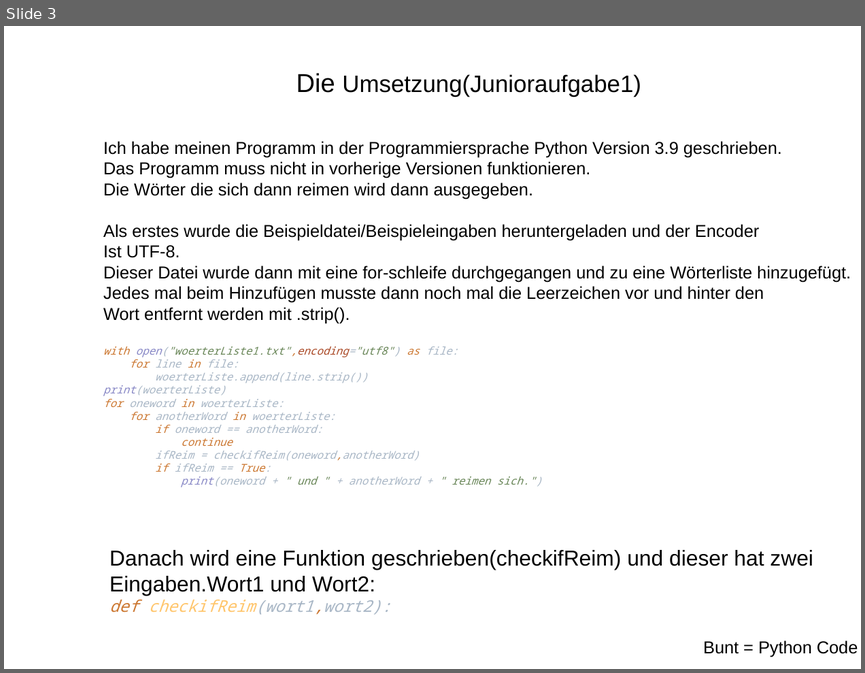
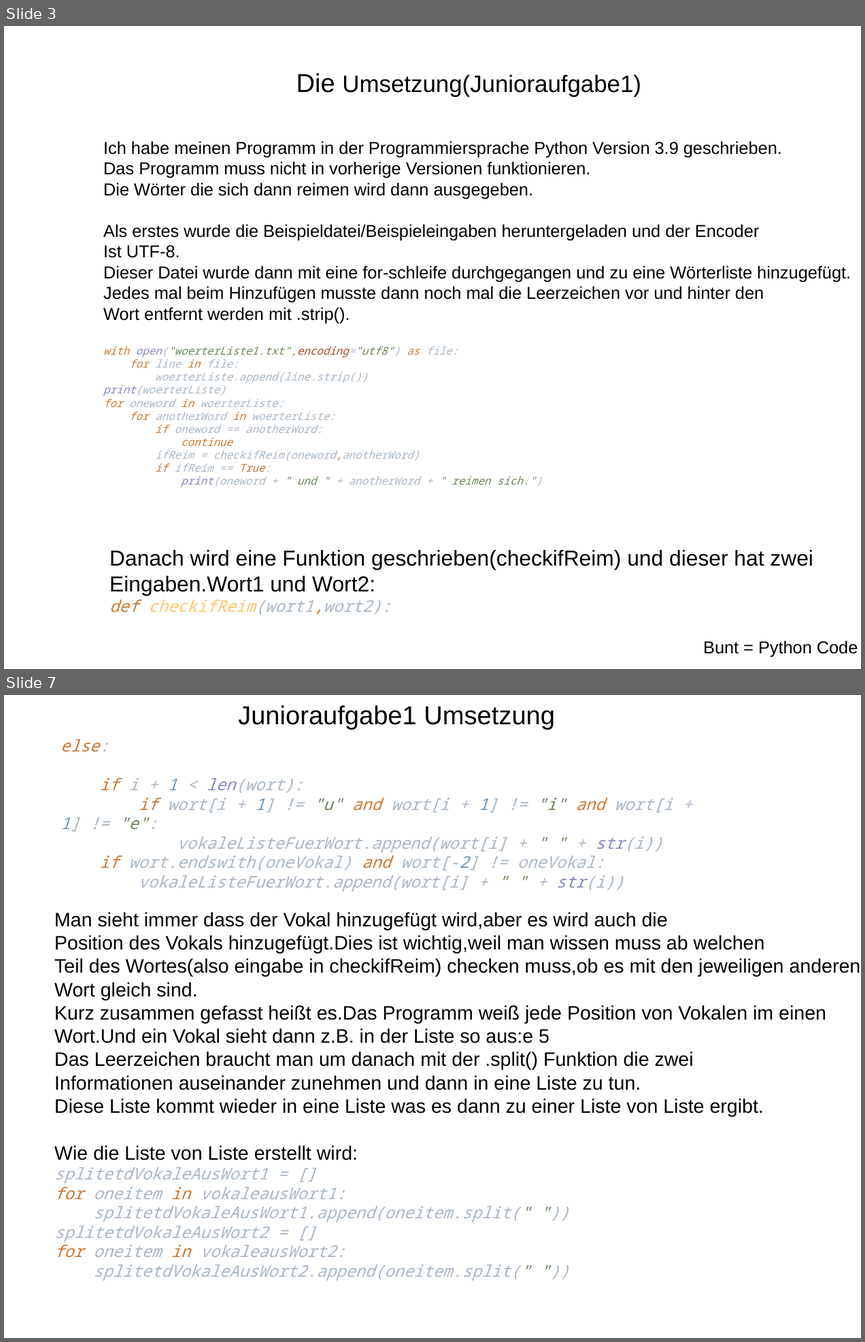
Before and after one commit to HalfHeartGuy/Jugendwettbewerb_archive, a slide deck: aktueell_JWINF2022/Task1/DokumentationErsteAufgabeJWBINF2022.odp. Shown one above the other, each under a label of ours: slide 3 before the commit, slides 3 and 7 after it; the slides between them are not shown. The pictures are 865x673 and 865x1342 pixels, drawn with LibreOffice and Linux fonts; fonts in the diff are those of the drawing. Boxes give left, top, right and bottom in pixels: in the first picture for what was removed or moved away, otherwise in the second. Text is boxed around its words. In the diff, an @@ line names an element or a change of style, - is before the commit and + after.

```diff
--- a/aktueell_JWINF2022/Task1/DokumentationErsteAufgabeJWBINF2022.odp
+++ b/aktueell_JWINF2022/Task1/DokumentationErsteAufgabeJWBINF2022.odp
@@ slide 7 added at (x1=4, y1=695, x2=861, y2=1338), background #FFFFFF @@
@@ text added at (x1=238, y1=705, x2=555, y2=730), 24 pt, text #000000 @@
+Junioraufgabe1 Umsetzung
@@ text added at (x1=60, y1=739, x2=673, y2=892), 15 pt, text #A9B7C6, italic @@
+else:
+if i + 1 < len(wort):
+if wort[i + 1] != "u" and wort[i + 1] != "i" and wort[i + 1] != "e":
+vokaleListeFuerWort.append(wort[i] + " " + str(i))
+if wort.endswith(oneVokal) and wort[-2] != oneVokal:
+vokaleListeFuerWort.append(wort[i] + " " + str(i))
@@ text added at (x1=54, y1=912, x2=861, y2=1280), 18 pt, text #000000 @@
+Man sieht immer dass der Vokal hinzugefügt wird,aber es wird auch die
+Position des Vokals hinzugefügt.Dies ist wichtig,weil man wissen muss ab welchen
+Teil des Wortes(also eingabe in checkifReim) checken muss,ob es mit den jeweiligen anderen
+Wort gleich sind.
+Kurz zusammen gefasst heißt es.Das Programm weiß jede Position von Vokalen im einen
+Wort.Und ein Vokal sieht dann z.B. in der Liste so aus:e 5
+Das Leerzeichen braucht man um danach mit der .split() Funktion die zwei
+Informationen auseinander zunehmen und dann in eine Liste zu tun.
+Diese Liste kommt wieder in eine Liste was es dann zu einer Liste von Liste ergibt.
+Wie die Liste von Liste erstellt wird:
+splitetdVokaleAusWort1 = []
+for oneitem in vokaleausWort1:
+splitetdVokaleAusWort1.append(oneitem.split(" "))
+splitetdVokaleAusWort2 = []
+for oneitem in vokaleausWort2:
+splitetdVokaleAusWort2.append(oneitem.split(" "))
```
Also in this commit, not shown: 4 slides changed, 1 other slide added, 2 other files.
